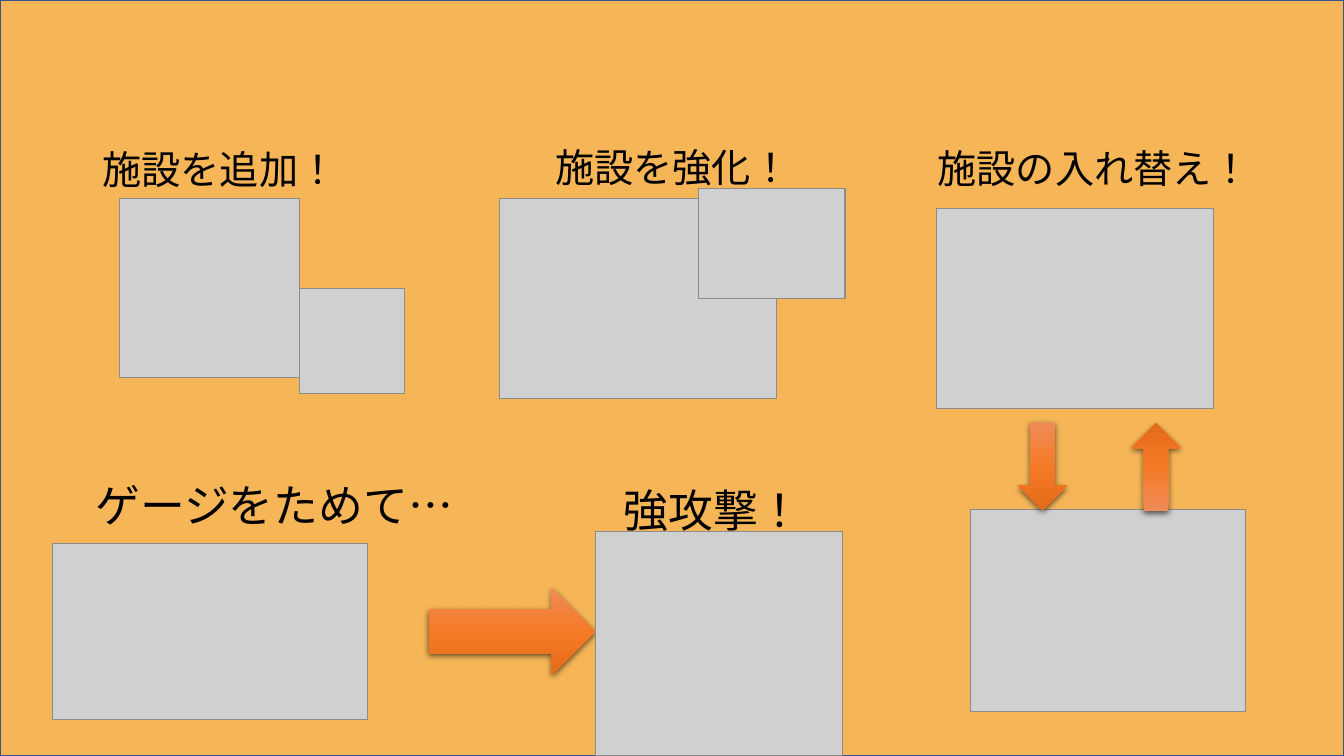
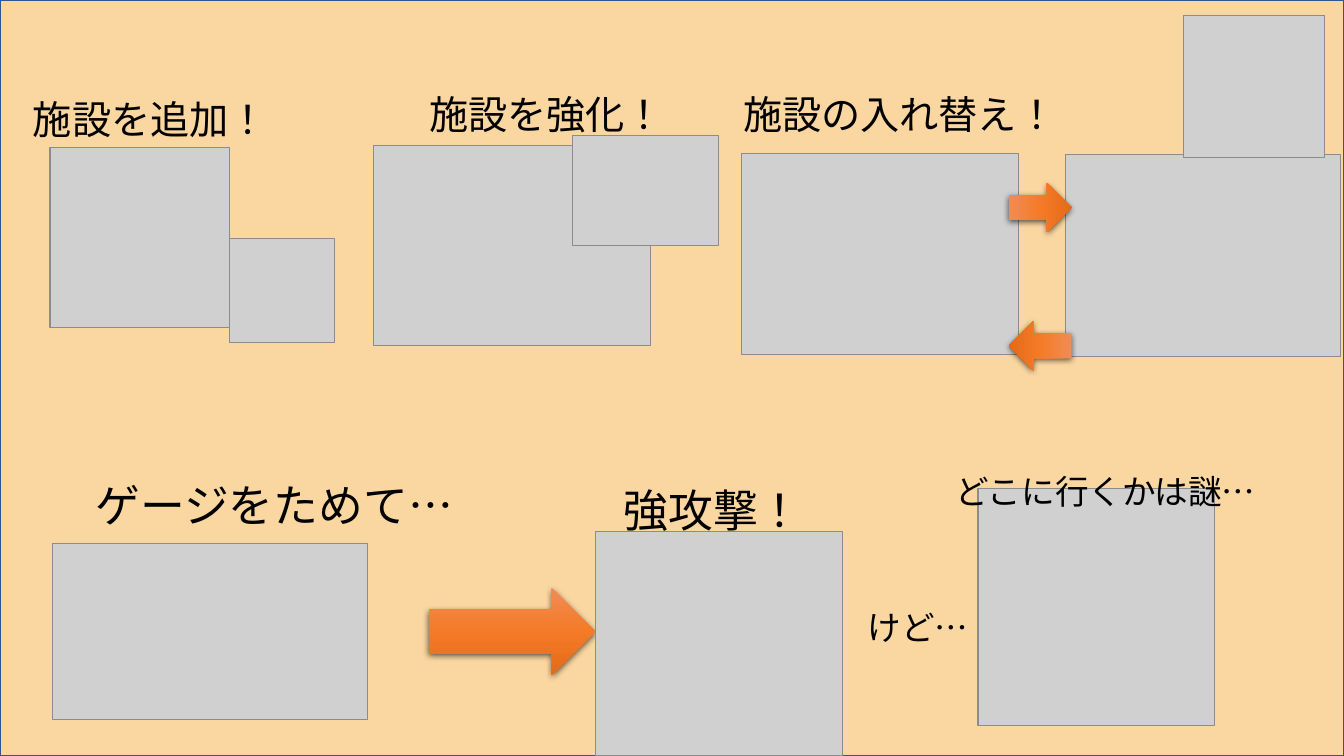
Before and after one commit to itasi29/MyGames, a slide deck: slide 4 of 企画.pptx (slide 3 before the commit). Drawn at 1344x756 pixels with LibreOffice and Linux fonts; fonts in the diff are those of the drawing; grey boxes stand for pictures. Boxes give left, top, right and bottom in pixels: in the first picture for what was removed or moved away, otherwise in the second. Text is boxed around its words. In the diff, an @@ line names an element or a change of style, - is before the commit and + after.

Commit message:
up
完成(一部画像差し替え必要)

```diff
--- a/企画.pptx
+++ b/企画.pptx
@@ rectangle at (0, 0, 1344, 756): fill #F6B658 to #FAD6A0 @@
@@ picture added at (1184, 15, 1326, 157) @@
@@ text "施設を強化！": place and size @@
-text "施設を強化！" at (555, 149, 790, 193)
+text "施設を強化！" at (429, 96, 664, 140)
@@ text "施設の入れ替え！": place and size @@
-text "施設の入れ替え！" at (938, 150, 1251, 186)
+text "施設の入れ替え！" at (743, 96, 1056, 132)
@@ 2 pictures, 1 text: place and size @@
-2 pictures, 1 text at (103, 151, 404, 393)
+2 pictures, 1 text at (33, 101, 335, 343)
@@ picture: place and size @@
-picture at (499, 199, 776, 399)
+picture at (373, 145, 650, 346)
@@ picture: place and size @@
-picture at (699, 189, 845, 298)
+picture at (573, 135, 719, 245)
@@ picture: place and size @@
-picture at (937, 208, 1214, 408)
+picture at (742, 154, 1019, 355)
@@ picture: place and size @@
-picture at (971, 510, 1246, 712)
+picture at (1066, 155, 1341, 357)
@@ down arrow at (1008, 184, 1072, 233): rotation 0 to 90 degrees @@
@@ down arrow at (1008, 322, 1072, 371): rotation 0 to 90 degrees @@
@@ text added at (955, 470, 1255, 514), 24 pt, text #000000 @@
+どこに行くかは謎…
@@ picture added at (978, 489, 1214, 725) @@
@@ text added at (867, 612, 968, 642), 24 pt, text #000000 @@
+けど…
```
Also in this commit, not shown: 4 other slides changed, 1 slide added.
